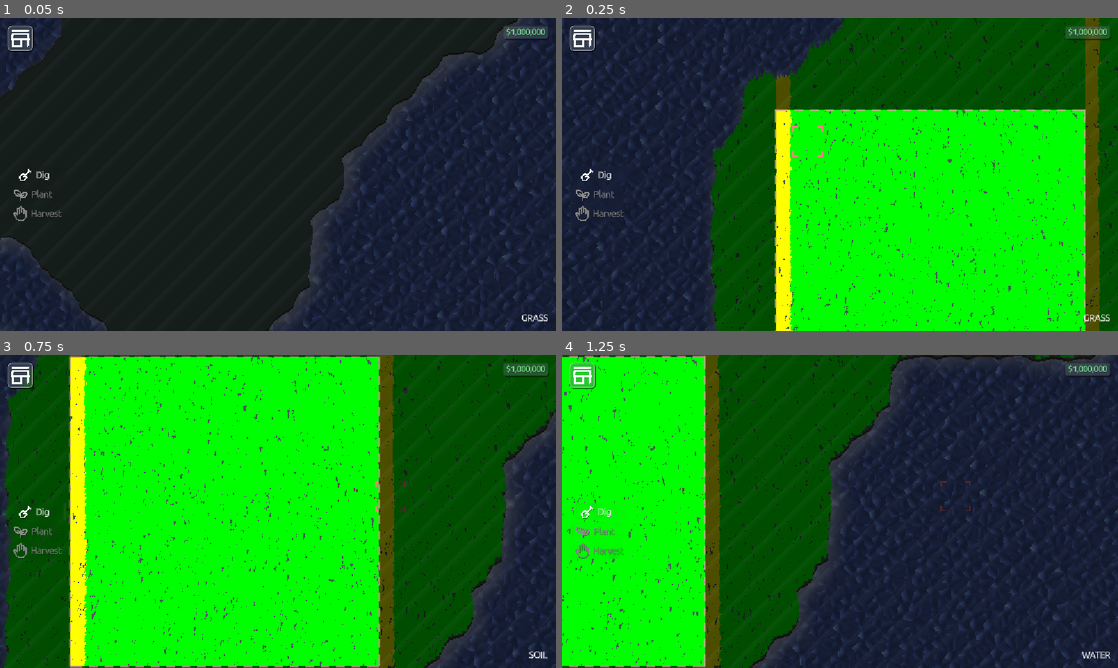
Above: before the commit, frames 1-4 (two rows, left to right).
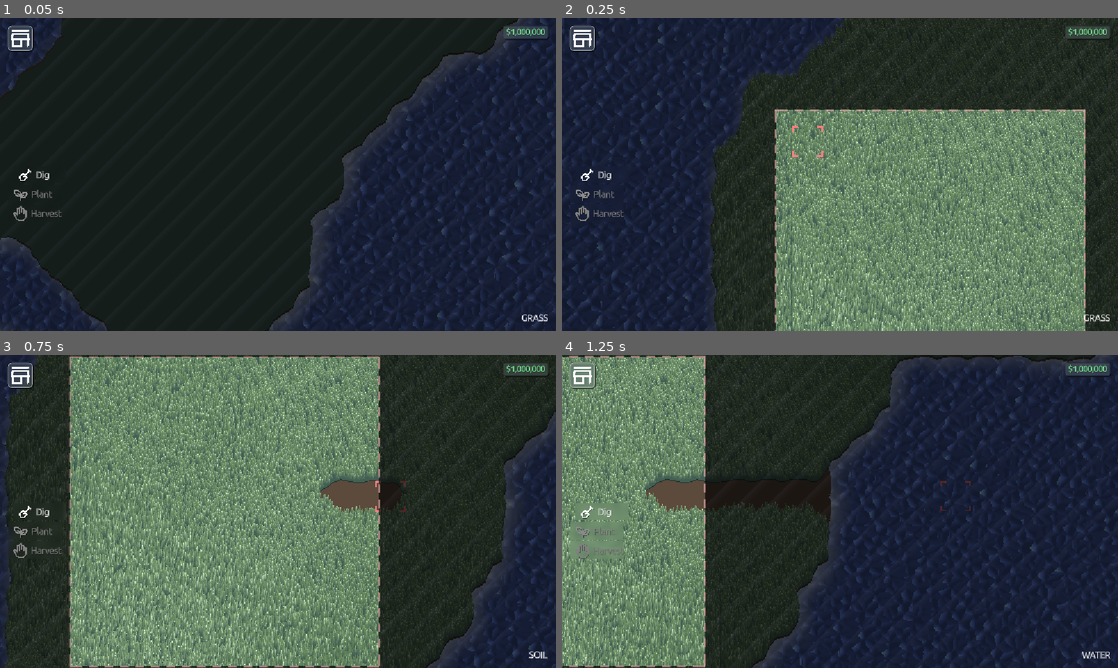
Above: after the commit, the same moments.

Repository: Glitch752/FarmAndFortune
Game: Godot game, scene res://scenes/Level.tscn
Same seed, same stepped clock (60 frames per second), same inputs: the game is played once before the commit and once after it.
Inputs (mouse positions are in pixels of both pictures, inside the frame that each line leads up to):
- Up to frame 1 (0.05 s): no input
- Up to frame 2 (0.25 s): no input
- Up to frame 3 (0.75 s): tap Enter at 0.5 s; move the mouse to (400, 495) at 0.52 s; press the mouse at (400, 495) at 0.53 s; hold D (move_right) from 0.53 s (still down)
- Up to frame 4 (1.25 s): keep holding D (move_right)

Frame 1 is identical in both runs. In frame 2, 67% of the frame differs, in the area x 26-100%, y 0-100%; in frame 3, 87%, in the area x 0-100%, y 0-100%; in frame 4, 47%.

Commit message:
Start optimization and multithreading for chunk generation

Diff:
--- a/graphics/grass.gdshader
+++ b/graphics/grass.gdshader
@@ -27,7 +27,7 @@
     return value;
 }
 
-uniform vec2 chunk_pos;
+uniform vec2 origin_pos;
 uniform float clip_x;
 
 varying flat vec3 model_pos;
@@ -52,38 +52,36 @@
     instance_id = INSTANCE_ID;
 
     // local position within the chunk for clipping
-    local_pos = VERTEX.xy - chunk_pos;
+    local_pos = VERTEX.xy - origin_pos;
 }
 
 void fragment() {
     // local model position is used to clip pixels outside of the chunk
-    COLOR = vec4(0.0, local_pos.y, 0.0, 1.0);
-    if(local_pos.x < 0.0 || local_pos.x > clip_x) {
-        // discard;
-        COLOR.r = 1.0;
+    if(local_pos.x < 0. || local_pos.x > clip_x) {
+        discard;
     }
 
-    // vec3 color = TOP_COLOR;
+    vec3 color = TOP_COLOR;
 
-    // // Add small variation based on position and per-blade randomness
-    // float blade_rand = hashNormalized(instance_id);
-    // float pos_var = texture(NOISE_TEXTURE, model_pos.xy * 0.0005).r;
+    // Add small variation based on position and per-blade randomness
+    float blade_rand = hashNormalized(instance_id);
+    float pos_var = texture(NOISE_TEXTURE, model_pos.xy * 0.0005).r;
 
-    // float variation = (pos_var * 0.4 - 0.2) + (blade_rand * 0.1 - 0.05);
-    // color += variation;
+    float variation = (pos_var * 0.4 - 0.2) + (blade_rand * 0.1 - 0.05);
+    color += variation;
 
-    // float height_ratio = UV.y;
+    float height_ratio = UV.y;
 
-    // // Stylized white shading stripe on the right side of the blade
-    // float triangle_x = 0.5 + (UV.x - 0.5) / UV.y;
-    // float stripe = smoothstep(0.6, 0.95, triangle_x);
-    // color += stripe * 0.3;
+    // Stylized white shading stripe on the right side of the blade
+    float triangle_x = 0.5 + (UV.x - 0.5) / UV.y;
+    float stripe = smoothstep(0.6, 0.95, triangle_x);
+    color += stripe * 0.3;
 
-    // color = mix(color, BOTTOM_COLOR, height_ratio);
+    color = mix(color, BOTTOM_COLOR, height_ratio);
 
-    // // Toon shading
-    // // int toon_levels = 16;
-    // // color = floor(color * float(color)) / float(toon_levels);
+    // Toon shading
+    // int toon_levels = 16;
+    // color = floor(color * float(color)) / float(toon_levels);
 
-    // COLOR = vec4(color, 1.0);
+    COLOR = vec4(color, 1.0);
 }
--- a/scenes/Chunk.tscn
+++ b/scenes/Chunk.tscn
@@ -78,6 +78,7 @@
 z_as_relative = false
 terrain_types = Array[int]([0, 1])
 layers = Array[ExtResource("5_o3c2t")]([SubResource("Resource_1scgv"), SubResource("Resource_gbv6n")])
+cache_geometry = true
 
 [node name="Outline" parent="." instance=ExtResource("4_unaa7")]
 z_index = 20
--- a/scripts/map_chunk.gd
+++ b/scripts/map_chunk.gd
@@ -3,14 +3,23 @@
 
 var chunk_position: Vector2i = Vector2i.ZERO
 
-# Emitted when the half-tile offset chunk around this one is changed
-# (meaning either this chunk or an up/left neighbor).
-# Used to regenerate chunks' ground meshes.
-signal half_tile_changed()
 var terrain_types: PackedByteArray
 
 var _cell_geometry_cache: Dictionary[Vector2i, Array] = {}
 var grass_transforms: Array[Transform2D] = []
+
+signal regenerate_terrain()
+signal regenerate_grass()
+
+# Called when the half-tile offset chunk around this one is changed
+# (meaning either this chunk or an up/left neighbor).
+# Used to regenerate chunks
+func half_tile_changed():
+    regenerate_terrain.emit()
+
+    generate_grass_transforms()
+
+    regenerate_grass.emit()
 
 signal unlocked_changed(new_unlocked: bool)
 var unlocked: bool = false:
@@ -19,28 +28,42 @@
             unlocked = val
             unlocked_changed.emit(val)
 
-func generate_grass_position_cache():
-    var extent = MapSingleton.CHUNK_SIZE * MapSingleton.TILE_SIZE / float(2)
-
-    var scatter_count = 250 * MapSingleton.CHUNK_SIZE * MapSingleton.CHUNK_SIZE
+static var grass_position_candidates: PackedFloat32Array = []
+static var grass_scale_cache: PackedFloat32Array = []
+static var scatter_count = 250 * MapSingleton.CHUNK_SIZE * MapSingleton.CHUNK_SIZE
+static var scatter_extent = MapSingleton.CHUNK_SIZE * MapSingleton.TILE_SIZE / float(2)
+static func generate_grass_position_candidates():
     var base_scale = 0.6
 
     for i in scatter_count:
-        var x = randf() * extent * 2 - extent
-        var y = float(i) / scatter_count * extent * 2 - extent
+        var x = randf() * scatter_extent * 2
+        grass_position_candidates.append(x)
+        grass_scale_cache.append(randf() * base_scale + base_scale)
 
-        if not check_grass_at_position(Vector2(
-            x + extent,
-            y + extent
-        )):
+
+func generate_grass_transforms():
+    if grass_position_candidates.size() == 0:
+        generate_grass_position_candidates()
+
+    grass_transforms = []
+
+    var start_time = Time.get_ticks_msec()
+
+    for i in scatter_count:
+        var x = grass_position_candidates[i]
+        var y = float(i) / scatter_count * scatter_extent * 2
+
+        if not check_grass_at_position(Vector2(x, y)):
             continue
 
-        var instance_scale = randf() * base_scale + base_scale
         var instance_transform = Transform2D()\
-            .scaled(Vector2.ONE * instance_scale)\
+            .scaled(Vector2.ONE * grass_scale_cache[i])\
             .translated(Vector2(x, y))
 
         grass_transforms.append(instance_transform)
+
+    print_rich("[color=green]Generated grass positions for chunk %s in %d ms, %d instances[/color]" %
+        [chunk_position, Time.get_ticks_msec() - start_time, grass_transforms.size()])
 
 func check_grass_at_position(local_pos: Vector2) -> bool:
     var grid_x = floori(local_pos.x / MapSingleton.TILE_SIZE)
--- a/scripts/map_singleton.gd
+++ b/scripts/map_singleton.gd
@@ -57,19 +57,19 @@
         return
     if chunk.set_terrain_at(local_pos, terrain):
         # The tile changed; update all required chunks
-        chunk.half_tile_changed.emit()
+        chunk.half_tile_changed()
         if local_pos.x == 0:
             var left_chunk = get_chunk_at(chunk_pos + Vector2i(-1, 0))
             if left_chunk != null:
-                left_chunk.half_tile_changed.emit()
+                left_chunk.half_tile_changed()
         if local_pos.y == 0:
             var up_chunk = get_chunk_at(chunk_pos + Vector2i(0, -1))
             if up_chunk != null:
-                up_chunk.half_tile_changed.emit()
+                up_chunk.half_tile_changed()
         if local_pos.x == 0 and local_pos.y == 0:
             var up_left_chunk = get_chunk_at(chunk_pos + Vector2i(-1, -1))
             if up_left_chunk != null:
-                up_left_chunk.half_tile_changed.emit()
+                up_left_chunk.half_tile_changed()
 
 func tile_to_world_position(tile_pos: Vector2i) -> Vector2:
     return Vector2(
--- /dev/null
+++ b/scripts/thread_pool.gd
@@ -0,0 +1,105 @@
+extends RefCounted
+
+class_name ThreadPool
+
+# Singleton
+static var _instance: ThreadPool = ThreadPool.new()
+static func get_instance() -> ThreadPool:
+    return _instance
+
+class ThreadPoolJob:
+    var id: int
+    var callable: Callable
+    var args: Array
+
+    func _init(_id: int, _callable: Callable, _args: Array = []):
+        id = _id
+        callable = _callable
+        args = _args
+
+var _threads: Array = []
+var _semaphore: Semaphore = Semaphore.new()
+var _mutex: Mutex = Mutex.new()
+var _job_queue: Array[ThreadPoolJob] = []
+var _quit: bool = false
+var _next_job_id: int = 1
+
+# create and start N worker threads on this thread pool
+func start(count: int = 4) -> void:
+    # stop any existing threads first
+    if _threads.size() > 0:
+        shutdown(true)
+    _quit = false
+    _threads.clear()
+    for i in count:
+        var t := Thread.new()
+        _threads.append(t)
+        t.start(_worker)
+
+# Submit a job: a Callable and optional Array of args.
+# Returns an integer job id.
+func submit(callable: Callable, args: Array = []) -> int:
+    if not callable:
+        push_error("ThreadPool.submit: callable is null")
+        return -1
+    _mutex.lock()
+    var job_id = _next_job_id
+    _next_job_id += 1
+    _job_queue.append(ThreadPoolJob.new(job_id, callable, args))
+    _mutex.unlock()
+
+    # wake one worker
+    _semaphore.post()
+
+    return job_id
+
+# worker entrypoint; runs in thread
+func _worker() -> void:
+    while true:
+        # wait until there's a job or shut down
+        _semaphore.wait()
+
+        _mutex.lock()
+        if _quit and _job_queue.is_empty():
+            _mutex.unlock()
+            break
+        if _job_queue.is_empty():
+            _mutex.unlock()
+            continue
+        var job = _job_queue.pop_front()
+        _mutex.unlock()
+
+        # execute the callable
+        var c: Callable = job.callable
+        var a: Array = job.get("args", [])
+        var result = c.callv(a)
+
+        # TODO: emit results (with a signal?)
+        print(result)
+
+# shut down the pool. if wait is true, joins threads before returning.
+func shutdown(wait: bool = true) -> void:
+    _mutex.lock()
+    _quit = true
+    _mutex.unlock()
+    # post once per thread to wake them
+    for i in _threads.size():
+        _semaphore.post()
+    if wait:
+        # block until every thread completes
+        for t in _threads:
+            t.wait_to_finish()
+    _threads.clear()
+
+func get_queue_size() -> int:
+    _mutex.lock()
+    var s = _job_queue.size()
+    _mutex.unlock()
+    return s
+
+func is_running() -> bool:
+    _mutex.lock()
+    var quit = _quit
+    _mutex.unlock()
+
+    return _threads.size() > 0 and not quit
--- a/world/chunks/chunk.gd
+++ b/world/chunks/chunk.gd
@@ -19,7 +19,7 @@
     for ground_mesh in $%Ground.get_children():
         ground_mesh.init(chunk_data, chunk_position)
 
-    chunk_data.generate_grass_position_cache()
+    chunk_data.generate_grass_transforms()
 
 func _ready():
     camera_visibility_changed.connect(_on_camera_visibility_changed)
@@ -33,7 +33,6 @@
 
     if new_visibility:
         var grass = preload("./grass/grass.tscn").instantiate()
-        grass.position = Vector2.ONE * (MapSingleton.TILE_SIZE * MapSingleton.CHUNK_SIZE / 2.)
         grass.name = "Grass"
         grass.z_index = 10
         $%Ground.add_child(grass)
--- a/world/chunks/grass/grass.gd
+++ b/world/chunks/grass/grass.gd
@@ -6,15 +6,15 @@
     generate_mesh_positions()
 
     material = material.duplicate()
-    (material as ShaderMaterial).set_shader_parameter("chunk_pos",
-        chunk.chunk_position * MapSingleton.CHUNK_SIZE * MapSingleton.TILE_SIZE
+    (material as ShaderMaterial).set_shader_parameter("origin_pos",
+        Vector2(chunk.chunk_position) * MapSingleton.CHUNK_SIZE * MapSingleton.TILE_SIZE
+            + Vector2.ONE * MapSingleton.TILE_SIZE / 2.
     )
     (material as ShaderMaterial).set_shader_parameter("clip_x", MapSingleton.CHUNK_SIZE * MapSingleton.TILE_SIZE);
 
+    chunk.chunk_data.regenerate_grass.connect(generate_mesh_positions)
+
 func generate_mesh_positions():
-    # Calculate the extent from the tilemap size
-    # var extent = max(tiles.get_used_rect().size.x, tiles.get_used_rect().size.y) * tiles.tile_set.tile_size.x / 2
-
     var mesh := ArrayMesh.new()
     var arrays = []
 
@@ -43,7 +43,7 @@
 
     # Prevents Godot from trying to calculate it
     var extent = MapSingleton.CHUNK_SIZE * MapSingleton.TILE_SIZE / float(2)
-    multimesh.custom_aabb = AABB(Vector3(-extent, -extent, 0), Vector3(extent * 2, extent * 2, 0))
+    multimesh.custom_aabb = AABB(Vector3(0, 0, 0), Vector3(extent * 2, extent * 2, 0))
 
     var chunk_data = chunk.chunk_data
     var grass_transforms: Array[Transform2D] = chunk_data.grass_transforms
--- a/world/chunks/grass/grass.tscn
+++ b/world/chunks/grass/grass.tscn
@@ -16,7 +16,7 @@
 shader_parameter/TOP_COLOR = Color(0.416, 0.553, 0.349, 1)
 shader_parameter/BOTTOM_COLOR = Color(0.263, 0.369, 0.329, 1)
 shader_parameter/NOISE_TEXTURE = SubResource("NoiseTexture2D_yj5bu")
-shader_parameter/chunk_pos = Vector2(0, 0)
+shader_parameter/origin_pos = Vector2(0, 0)
 shader_parameter/clip_x = 0.0
 
 [node name="Grass" type="MultiMeshInstance2D"]
--- a/world/chunks/ground_mesh.gd
+++ b/world/chunks/ground_mesh.gd
@@ -13,6 +13,8 @@
 
 ## This is a hack, but easier than manually checking if we need to update lol
 @export var update_on_changes: bool = true
+## Also a hack - we only update the cell geometry cache (used for grass) for a specific layer.
+@export var cache_geometry: bool = false
 
 func _ready():
     # Add a child MeshInstance2D for each layer
@@ -32,7 +34,7 @@
             child.mesh = ground_mesh
 
     if update_on_changes:
-        chunk_data.half_tile_changed.connect(_on_terrain_changed)
+        chunk_data.regenerate_terrain.connect(_on_terrain_changed)
 
 # Should be called before _ready.
 func init(data: MapChunk, pos: Vector2i):
@@ -46,7 +48,8 @@
 
 ## uses marching squares to generate a ground polygon based on the terrain types of the map
 func generate_ground_polygon():
-    chunk_data._cell_geometry_cache.clear()
+    if cache_geometry:
+        chunk_data._cell_geometry_cache.clear()
 
     var is_filled = func(pos: Vector2i):
         return terrain_types.has(MapSingleton.get_terrain_at(
@@ -102,7 +105,8 @@
 
                 _triangulate_poly_fan(st, built_poly)
 
-            chunk_data._cell_geometry_cache[grid_pos] = final_polys
+            if cache_geometry:
+                chunk_data._cell_geometry_cache[grid_pos] = final_polys
 
     # 3. finalize
     st.index() # Optimize vertices (this is super inefficient anyway though oops)
--- a/world/map.gd
+++ b/world/map.gd
@@ -17,6 +17,9 @@
                 y * MapSingleton.CHUNK_SIZE * MapSingleton.TILE_SIZE
             )
             chunk.generate()
+
+            if x == floor(MapSingleton.MAP_SIZE / 2.) and y == floor(MapSingleton.MAP_SIZE / 2.):
+                chunk.name = "Origin"
 
             chunks.append(chunk)
 
Not shown, added: export_presets.cfg
Not shown, added: scripts/thread_pool.gd.uid
